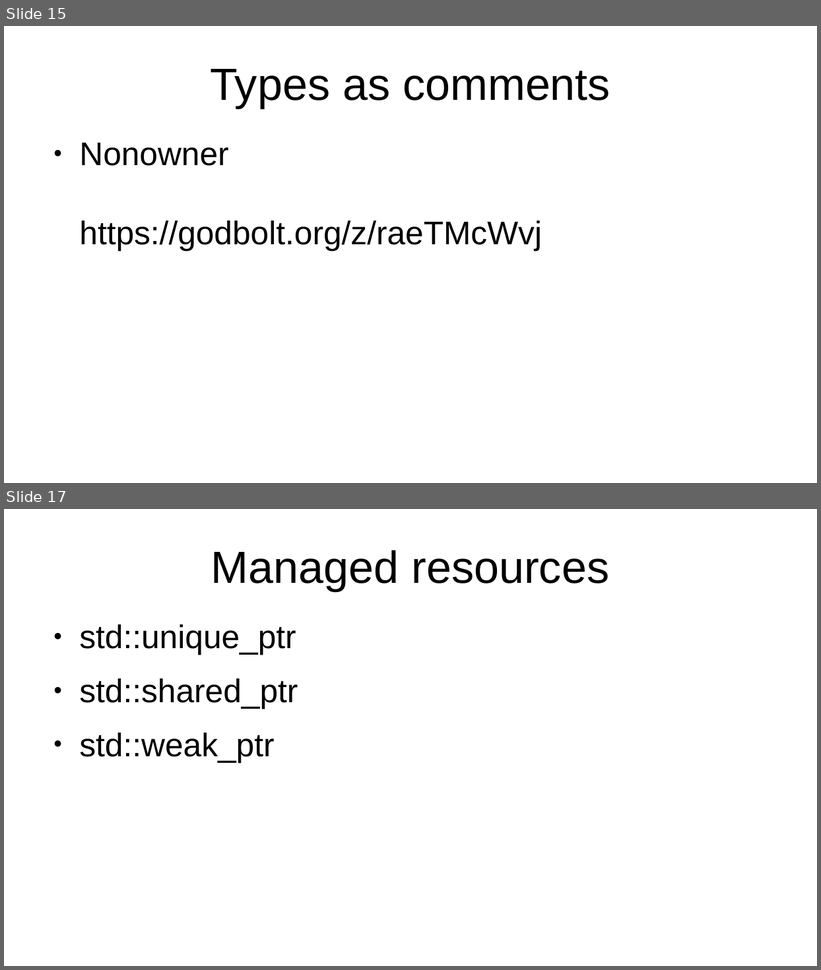
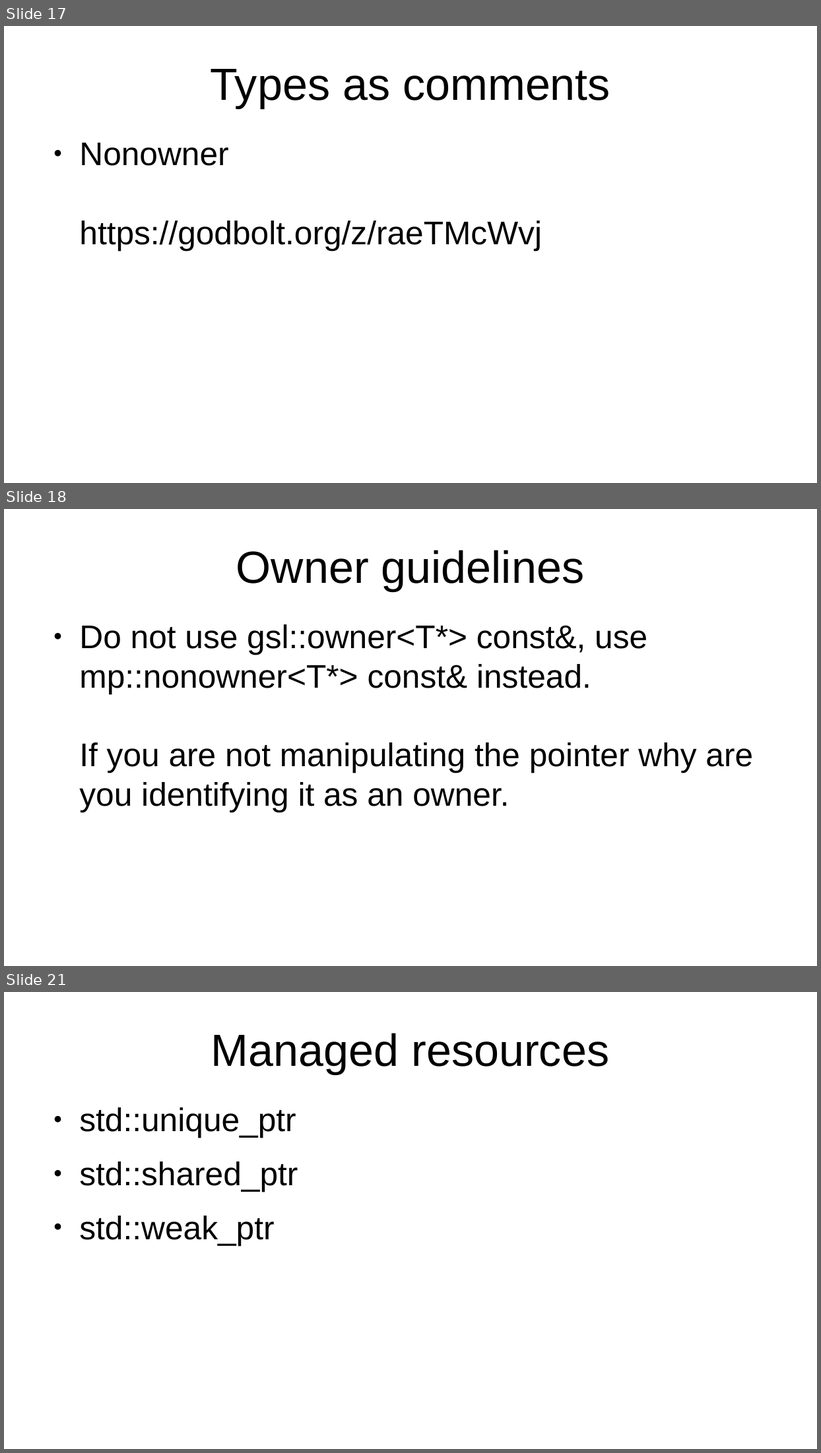
Before and after one commit to marcpawl/nullptr, a slide deck: slideshow.odp. Shown one above the other, each under a label of ours: slides 15 and 17 before the commit, slides 17, 18 and 21 after it; the slides between them are not shown. The pictures are 821x970 and 821x1453 pixels, drawn with LibreOffice and Linux fonts; fonts in the diff are those of the drawing. Boxes give left, top, right and bottom in pixels: in the first picture for what was removed or moved away, otherwise in the second. Text is boxed around its words. In the diff, an @@ line names an element or a change of style, - is before the commit and + after.

```diff
--- a/slideshow.odp
+++ b/slideshow.odp
@@ slide 18 added at (4,509,817,966), background #FFFFFF @@
@@ title added at (236,550,584,591), 44 pt, text #000000 @@
+Owner guidelines
@@ text added at (79,625,753,812), 32 pt, text #000000 @@
+● Do not use gsl::owner<T*> const&, use mp::nonowner<T*> const& instead.
+  If you are not manipulating the pointer why are you identifying it as an owner.
@@ what was slide 15 is now slide 17 @@
@@ what was slide 17 is now slide 21 @@
```
Also in this commit, not shown: 1 slide changed, 8 other slides added, 1 slide removed.
